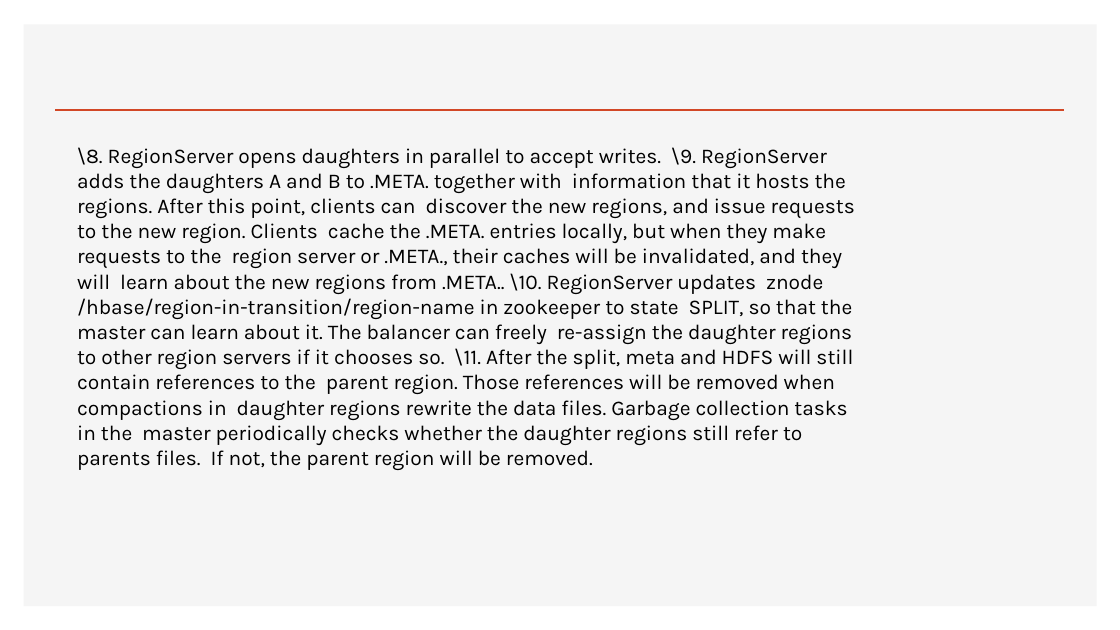
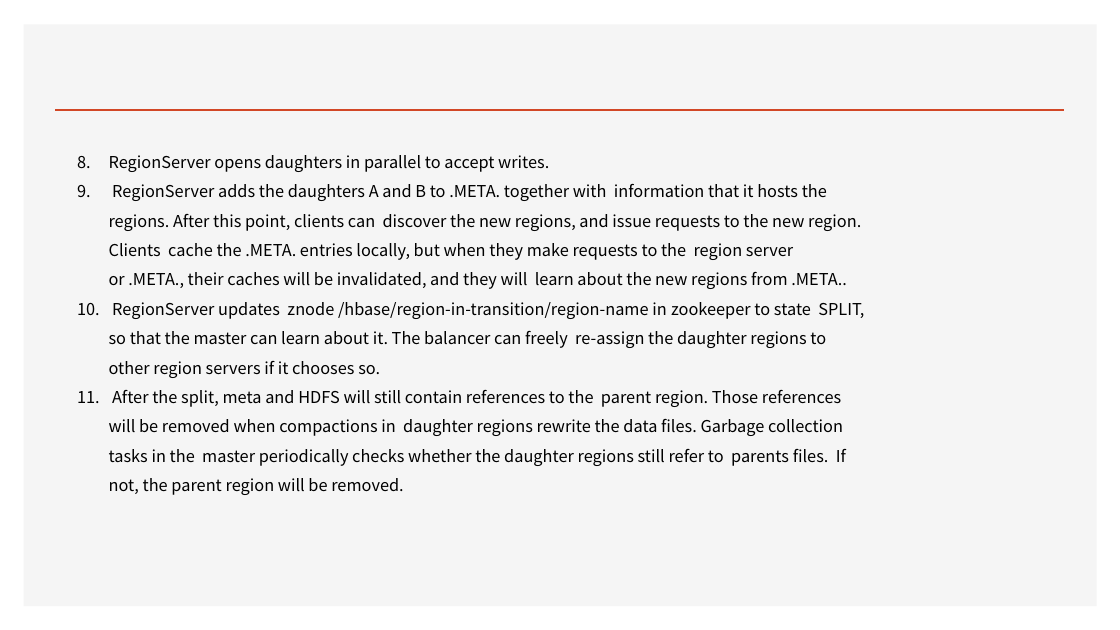
Before and after one commit to Zhangwusheng/Zhangwusheng.github.io, a slide deck: slide 53 of _posts/Hbase基本原理副本.pptx (slide 55 before the commit). Drawn at 1120x630 pixels with LibreOffice and Linux fonts; fonts in the diff are those of the drawing. Boxes give left, top, right and bottom in pixels: in the first picture for what was removed or moved away, otherwise in the second. Text is boxed around its words. In the diff, an @@ line names an element or a change of style, - is before the commit and + after.

```diff
--- a/_posts/Hbase基本原理副本.pptx
+++ b/_posts/Hbase基本原理副本.pptx
@@ text at [109,155,864,495]: text changed; size 18 to 14 pt; font Karla to Noto Sans CJK SC @@
-\8. RegionServer opens daughters in parallel to accept writes. \9. RegionServer adds the daughters A and B to .META. together with information that it hosts the regions. After this point, clients can discover the new regions, and issue requests to the new region. Clients cache the .META. entries locally, but when they make requests to the region server or .META., their caches will be invalidated, and they will learn about the new regions from .META.. \10. RegionServer updates znode /hbase/region-in-transition/region-name in zookeeper to state SPLIT, so that the master can learn about it. The balancer can freely re-assign the daughter regions to other region servers if it chooses so. \11. After the split, meta and HDFS will still contain references to the parent region. Those references will be removed when compactions in daughter regions rewrite the data files. Garbage collection tasks in the master periodically checks whether the daughter regions still refer to parents files. If not, the parent region will be removed.
+8. RegionServer opens daughters in parallel to accept writes.
+9. RegionServer adds the daughters A and B to .META. together with information that it hosts the regions. After this point, clients can discover the new regions, and issue requests to the new region. Clients cache the .META. entries locally, but when they make requests to the region server or .META., their caches will be invalidated, and they will learn about the new regions from .META..
+10. RegionServer updates znode /hbase/region-in-transition/region-name in zookeeper to state SPLIT, so that the master can learn about it. The balancer can freely re-assign the daughter regions to other region servers if it chooses so.
+11. After the split, meta and HDFS will still contain references to the parent region. Those references will be removed when compactions in daughter regions rewrite the data files. Garbage collection tasks in the master periodically checks whether the daughter regions still refer to parents files. If not, the parent region will be removed.
```
Also in this commit, not shown: 18 other slides changed, 3 slides removed.
